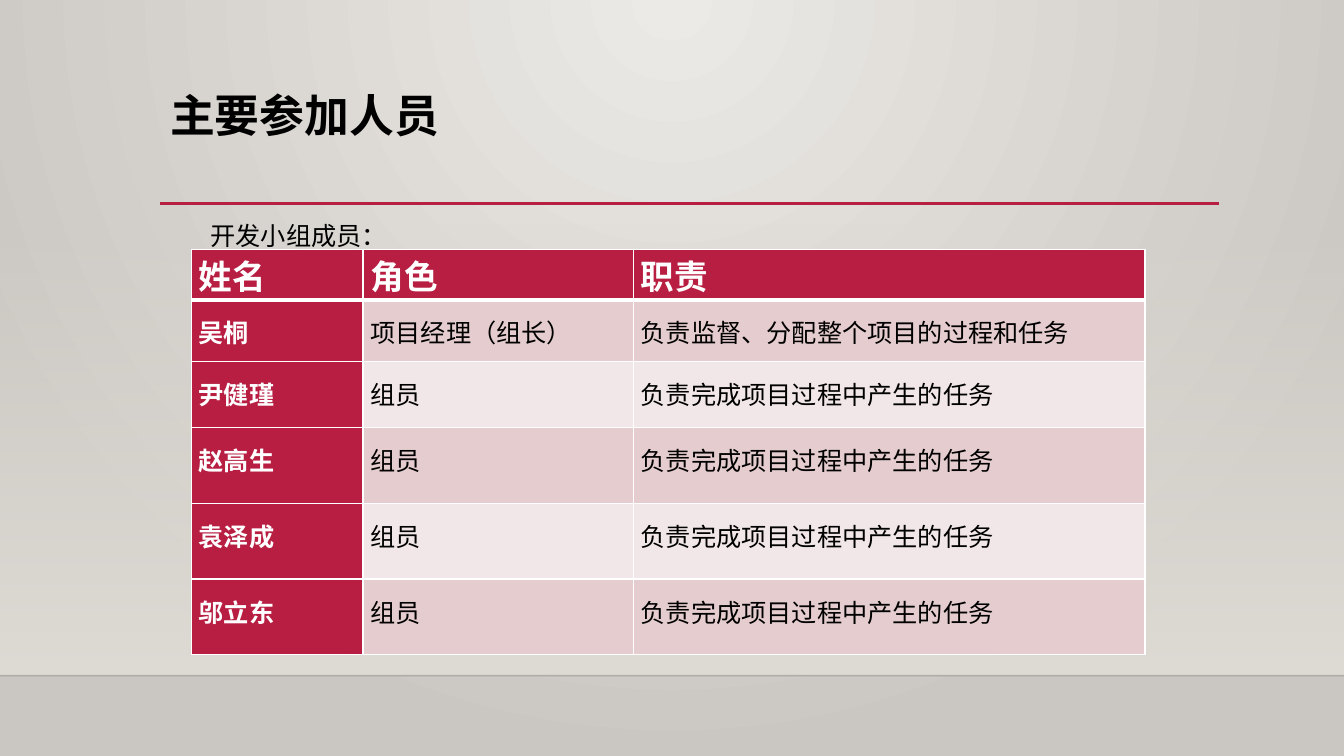
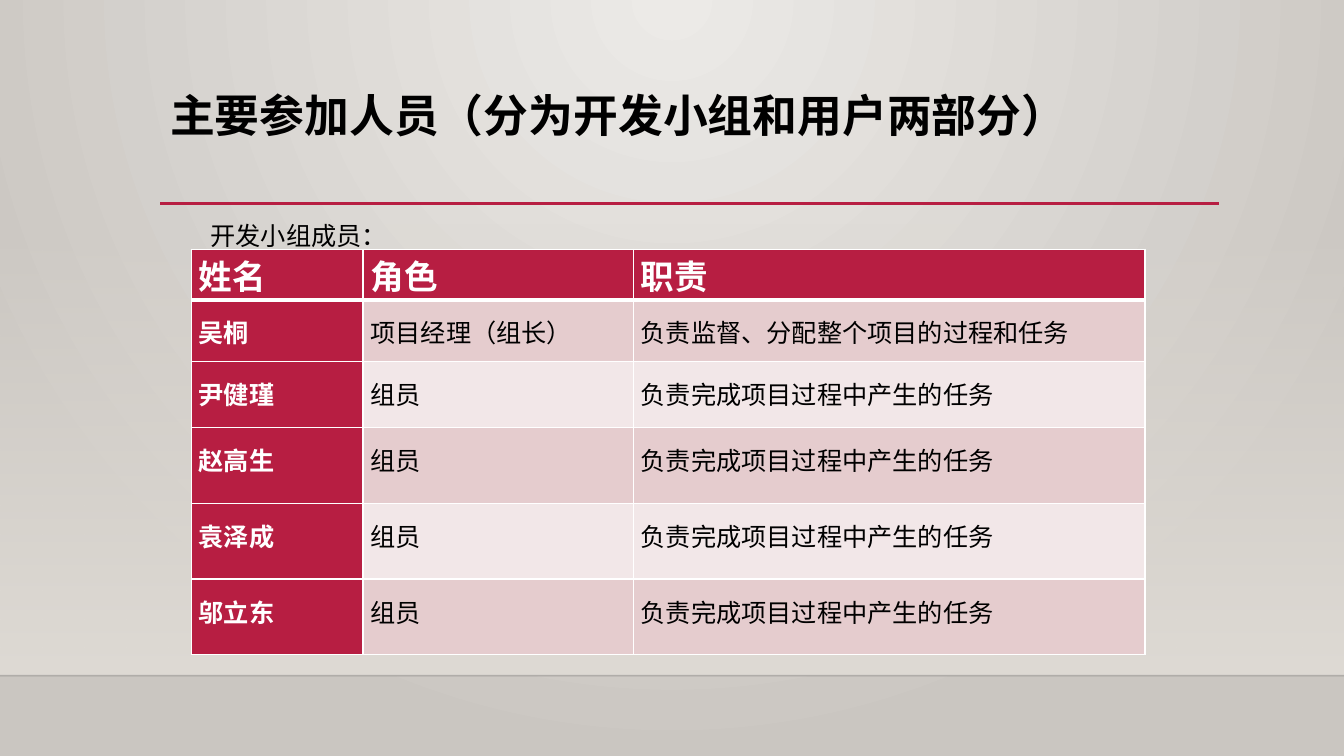
Before and after one commit to shangzhaoxiaozi/PRD-21, a slide deck: slide 7 of PRD-21-C2/非受控文档/项目评审文档/软件工程系列课程教学网站项目计划.pptx. Drawn at 1344x756 pixels with LibreOffice and Linux fonts; fonts in the diff are those of the drawing; background and template pictures are left out. Boxes give left, top, right and bottom in pixels: in the first picture for what was removed or moved away, otherwise in the second. Text is boxed around its words. In the diff, an @@ line names an element or a change of style, - is before the commit and + after.

```diff
--- a/PRD-21-C2/非受控文档/项目评审文档/软件工程系列课程教学网站项目计划.pptx
+++ b/PRD-21-C2/非受控文档/项目评审文档/软件工程系列课程教学网站项目计划.pptx
@@ title at (x1=170, y1=93, x2=1066, y2=137): text changed @@
-主要参加人员
+主要参加人员（分为开发小组和用户两部分）
```
Also in this commit, not shown: 1 other slide changed, 4 other files.
